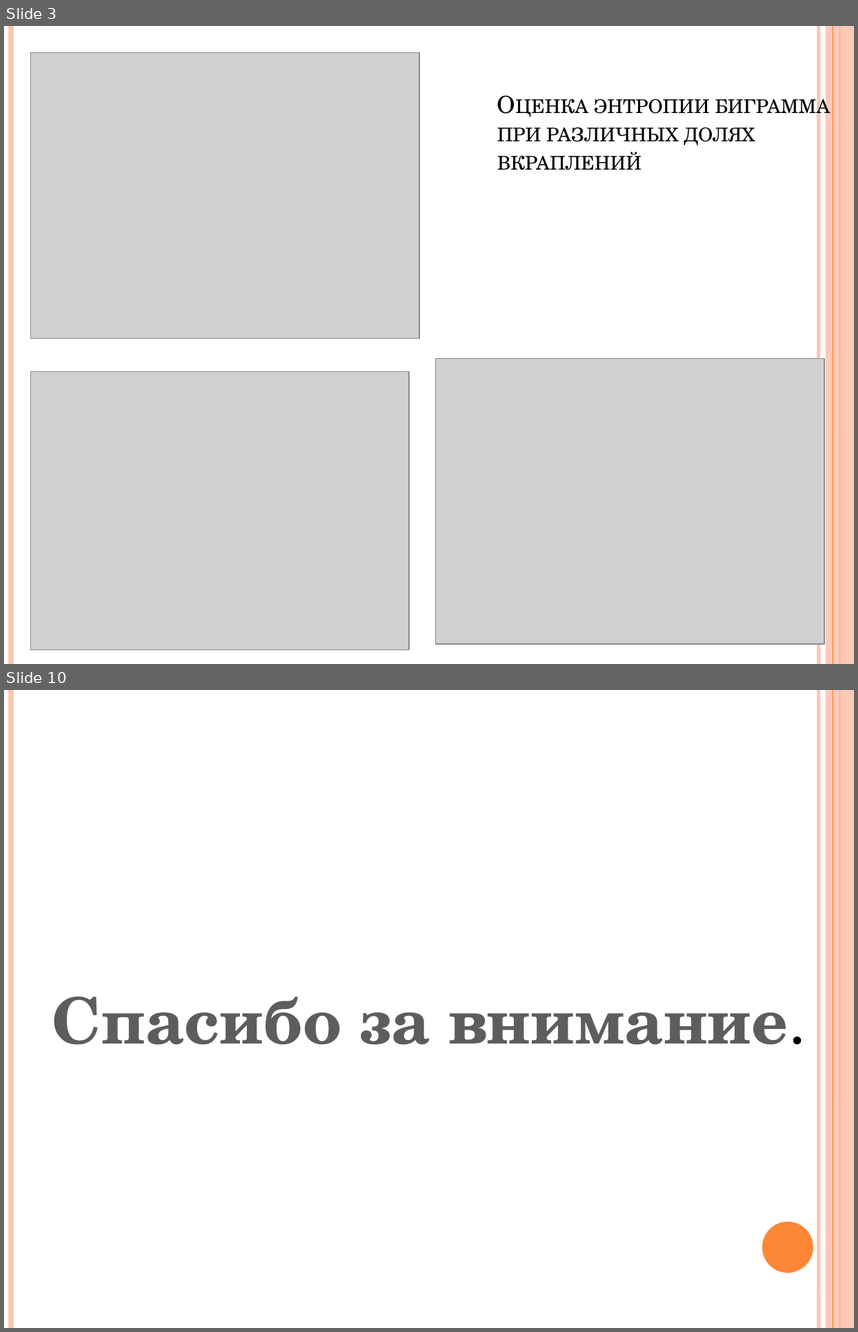
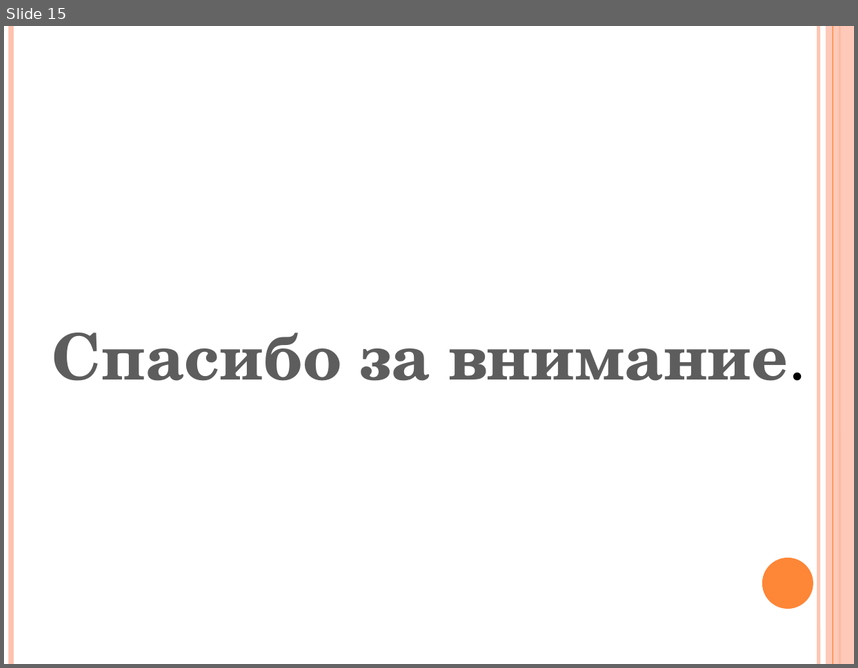
Before and after one commit to shymic/Tex-Diploma, a slide deck: Диплом/Шимко А. Ч..pptx. Shown one above the other, each under a label of ours: slides 3 and 10 before the commit, slide 15 after it; the slides between them are not shown. The pictures are 858x1332 and 858x668 pixels, drawn with LibreOffice and Linux fonts; fonts in the diff are those of the drawing; grey boxes stand for pictures. Boxes give left, top, right and bottom in pixels: in the first picture for what was removed or moved away, otherwise in the second. Text is boxed around its words. In the diff, an @@ line names an element or a change of style, - is before the commit and + after.

```diff
--- a/Диплом/Шимко А. Ч..pptx
+++ b/Диплом/Шимко А. Ч..pptx
@@ slide 3 removed at (x1=4, y1=26, x2=854, y2=664), background #FFFFFF; not listed: 5 template elements that a slide beside it also shows @@
@@ picture removed at (x1=30, y1=52, x2=419, y2=338) @@
@@ title removed at (x1=497, y1=94, x2=831, y2=170) @@
-Оценка энтропии биграмма при различных долях вкраплений
@@ picture removed at (x1=30, y1=371, x2=408, y2=649) @@
@@ picture removed at (x1=436, y1=359, x2=824, y2=644) @@
@@ what was slide 10 is now slide 15 @@
```
Also in this commit, not shown: 6 slides changed, 8 slides added, 2 other slides removed, 15 other files.
